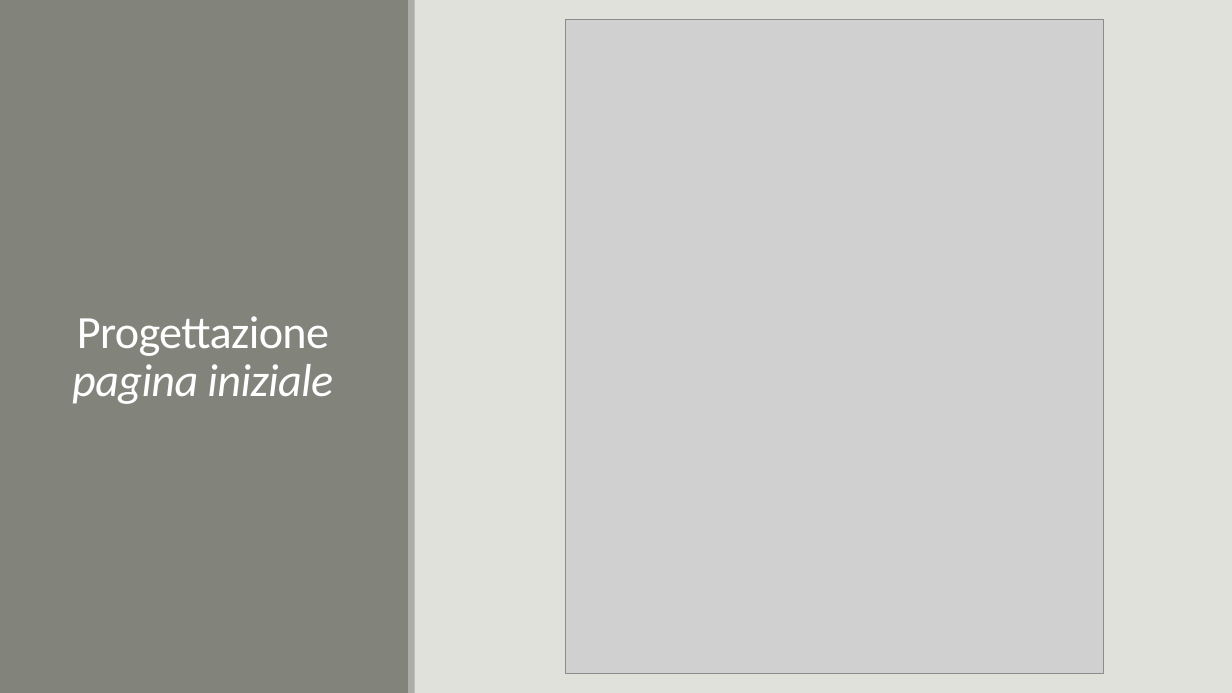
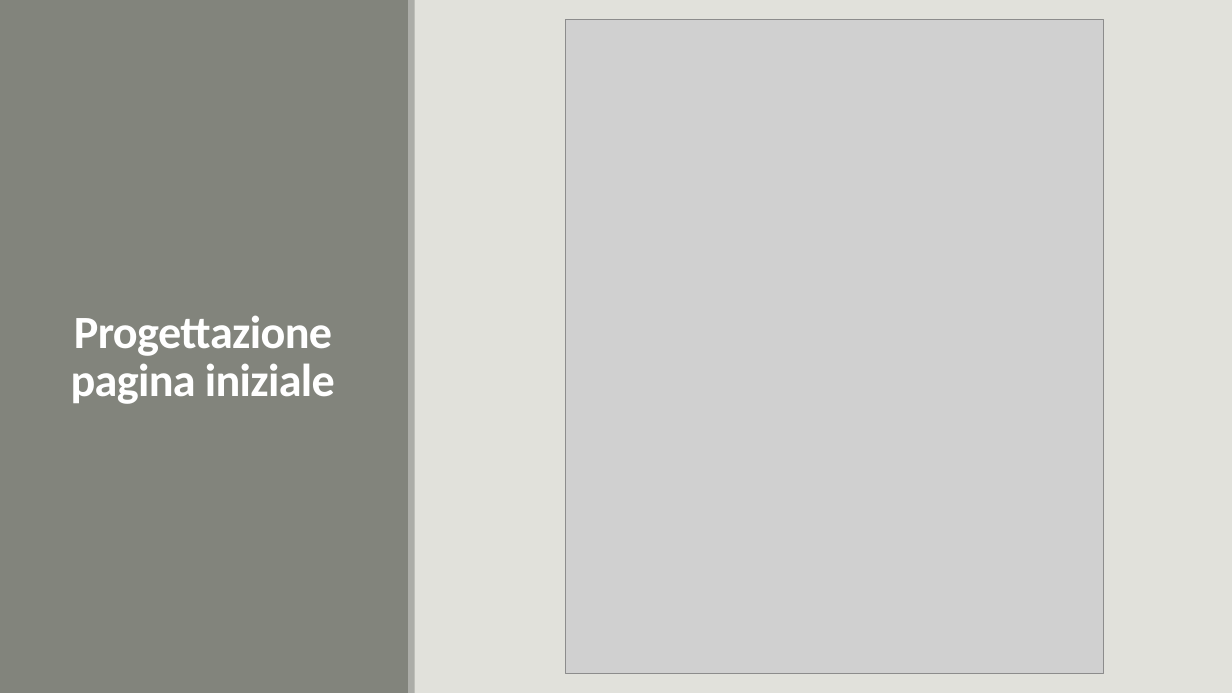
Before and after one commit to DavideSAMT/Progetto_CodiceMorse, a slide deck: slide 8 of Documentazione/Presentazione/CodiceMorse.pptx (slide 6 before the commit). Drawn at 1232x693 pixels with LibreOffice and Linux fonts; fonts in the diff are those of the drawing; grey boxes stand for pictures. Boxes give left, top, right and bottom in pixels: in the first picture for what was removed or moved away, otherwise in the second. Text is boxed around its words. In the diff, an @@ line names an element or a change of style, - is before the commit and + after.

```diff
--- a/Documentazione/Presentazione/CodiceMorse.pptx
+++ b/Documentazione/Presentazione/CodiceMorse.pptx
@@ title "Progettazione pagina iniziale" at [71, 315, 335, 404]: bold on; italic off in "pagina iniziale" @@
```
Also in this commit, not shown: 10 other slides changed, 21 slides added, 6 slides removed.
